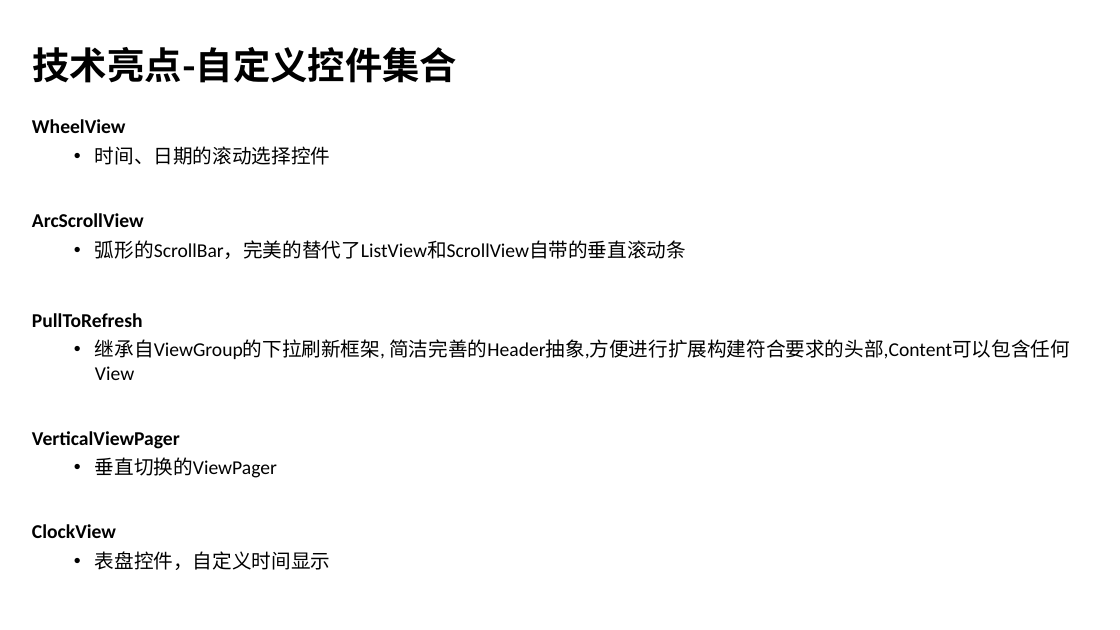
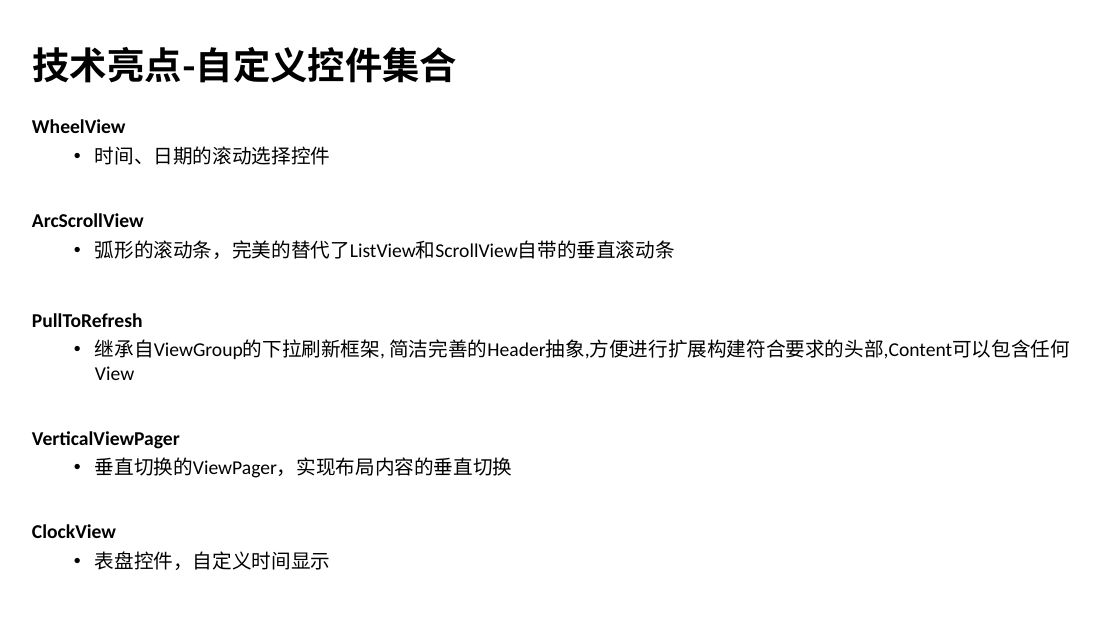
Before and after one commit to wangzhengyi/WangZhengyi, a slide deck: slide 10 of promote/2016阿里晋升述职.pptx (slide 11 before the commit). Drawn at 1120x630 pixels with LibreOffice and Linux fonts; fonts in the diff are those of the drawing; background and template pictures are left out. Boxes give left, top, right and bottom in pixels: in the first picture for what was removed or moved away, otherwise in the second. Text is boxed around its words. In the diff, an @@ line names an element or a change of style, - is before the commit and + after.

```diff
--- a/promote/2016阿里晋升述职.pptx
+++ b/promote/2016阿里晋升述职.pptx
@@ text at [95,240,675,259]: text changed @@
-  • 弧形的ScrollBar，完美的替代了ListView和ScrollView自带的垂直滚动条
+  • 弧形的滚动条，完美的替代了ListView和ScrollView自带的垂直滚动条
@@ text at [95,457,512,478]: text changed @@
-  • 垂直切换的ViewPager
+  • 垂直切换的ViewPager，实现布局内容的垂直切换
```
Also in this commit, not shown: 2 other slides changed, 1 slide added, 1 slide removed, 1 other file.
